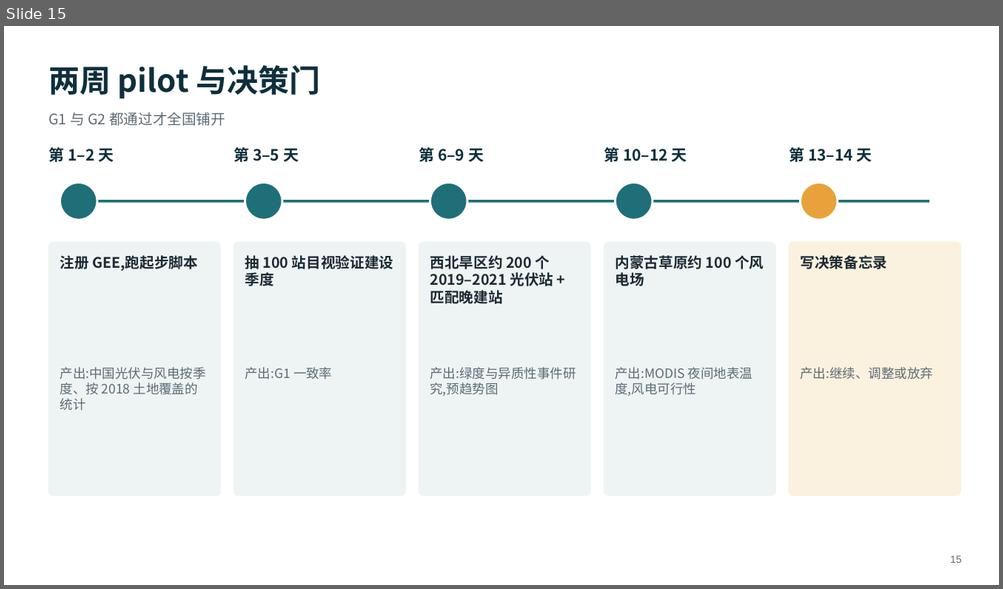
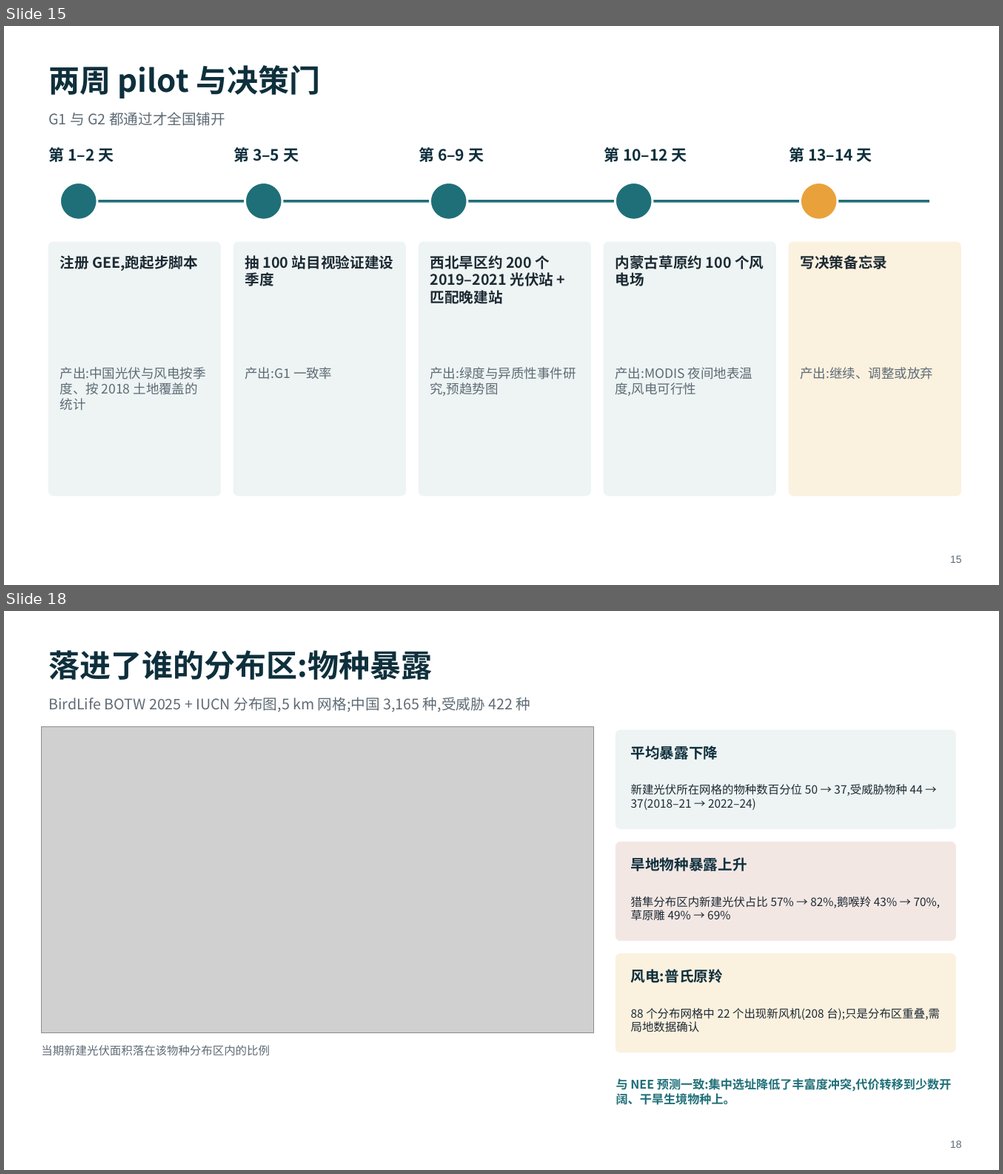
Before and after one commit to dingchenchen6/renewables-biodiversity-rs, a slide deck: RS_Renewables_Biodiversity_Workflow.pptx. Shown one above the other, each under a label of ours: slide 15 before the commit, slides 15 and 18 after it; the slides between them are not shown. The pictures are 1003x589 and 1003x1174 pixels, drawn with LibreOffice and Linux fonts; fonts in the diff are those of the drawing; grey boxes stand for pictures. Boxes give left, top, right and bottom in pixels: in the first picture for what was removed or moved away, otherwise in the second. Text is boxed around its words. In the diff, an @@ line names an element or a change of style, - is before the commit and + after.

```diff
--- a/RS_Renewables_Biodiversity_Workflow.pptx
+++ b/RS_Renewables_Biodiversity_Workflow.pptx
@@ slide 18 added at (4, 611, 999, 1170), background #FFFFFF @@
@@ text added at (48, 650, 432, 680), 30 pt, text #0E2F3C, bold @@
+落进了谁的分布区:物种暴露
@@ text added at (48, 697, 531, 712), 14 pt, text #5E6B75 @@
+BirdLife BOTW 2025 + IUCN 分布图,5 km 网格;中国 3,165 种,受威胁 422 种
@@ picture added at (41, 726, 594, 1034) @@
@@ rounded rectangle added at (616, 730, 956, 829), fill #EEF4F4, outline #EEF4F4 1 pt @@
@@ text added at (631, 746, 718, 760), 14 pt, text #0E2F3C, bold @@
+平均暴露下降
@@ text added at (631, 784, 922, 810), 11 pt, text #1D2A33 @@
+新建光伏所在网格的物种数百分位 50 → 37,受威胁物种 44 → 37(2018–21 → 2022–24)
@@ rounded rectangle added at (616, 843, 956, 941), fill #F3E7E4, outline #F3E7E4 1 pt @@
@@ text added at (631, 857, 747, 871), 14 pt, text #0E2F3C, bold @@
+旱地物种暴露上升
@@ text added at (631, 897, 940, 920), 11 pt, text #1D2A33 @@
+猎隼分布区内新建光伏占比 57% → 82%,鹅喉羚 43% → 70%,草原雕 49% → 69%
@@ rounded rectangle added at (616, 954, 956, 1053), fill #FBF1DF, outline #FBF1DF 1 pt @@
@@ text added at (631, 969, 723, 983), 14 pt, text #0E2F3C, bold @@
+风电:普氏原羚
@@ text added at (631, 1008, 939, 1033), 11 pt, text #1D2A33 @@
+88 个分布网格中 22 个出现新风机(208 台);只是分布区重叠,需局地数据确认
@@ text added at (41, 1045, 270, 1056), 11 pt, text #5E6B75 @@
+当期新建光伏面积落在该物种分布区内的比例
@@ text added at (616, 1079, 951, 1105), 11.5 pt, text #1F6F78, bold @@
+与 NEE 预测一致:集中选址降低了丰富度冲突,代价转移到少数开阔、干旱生境物种上。
@@ text added at (950, 1141, 962, 1148), 10 pt, text #5E6B75 @@
+18
```
Also in this commit, not shown: 6 slides changed, 12 other files.
